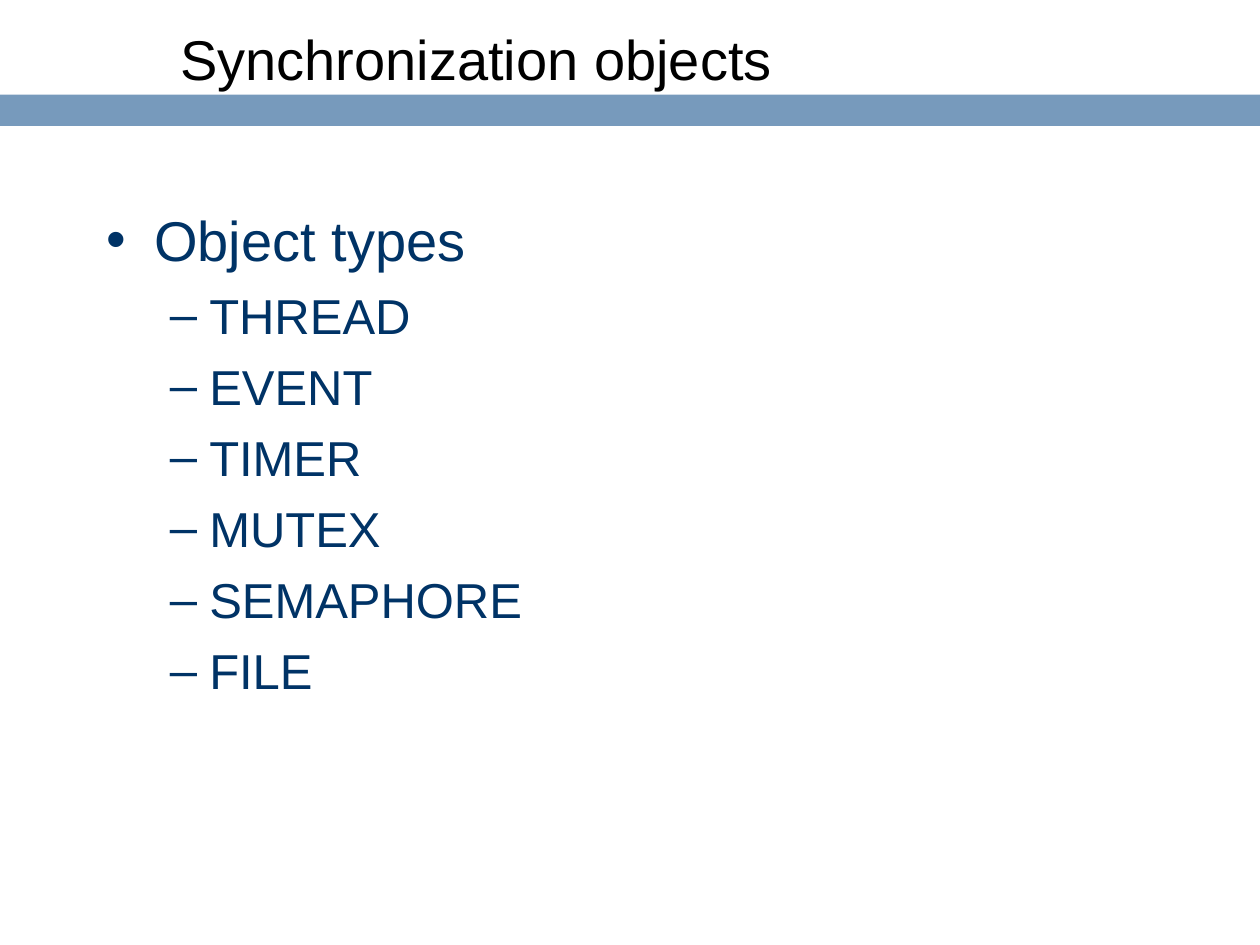
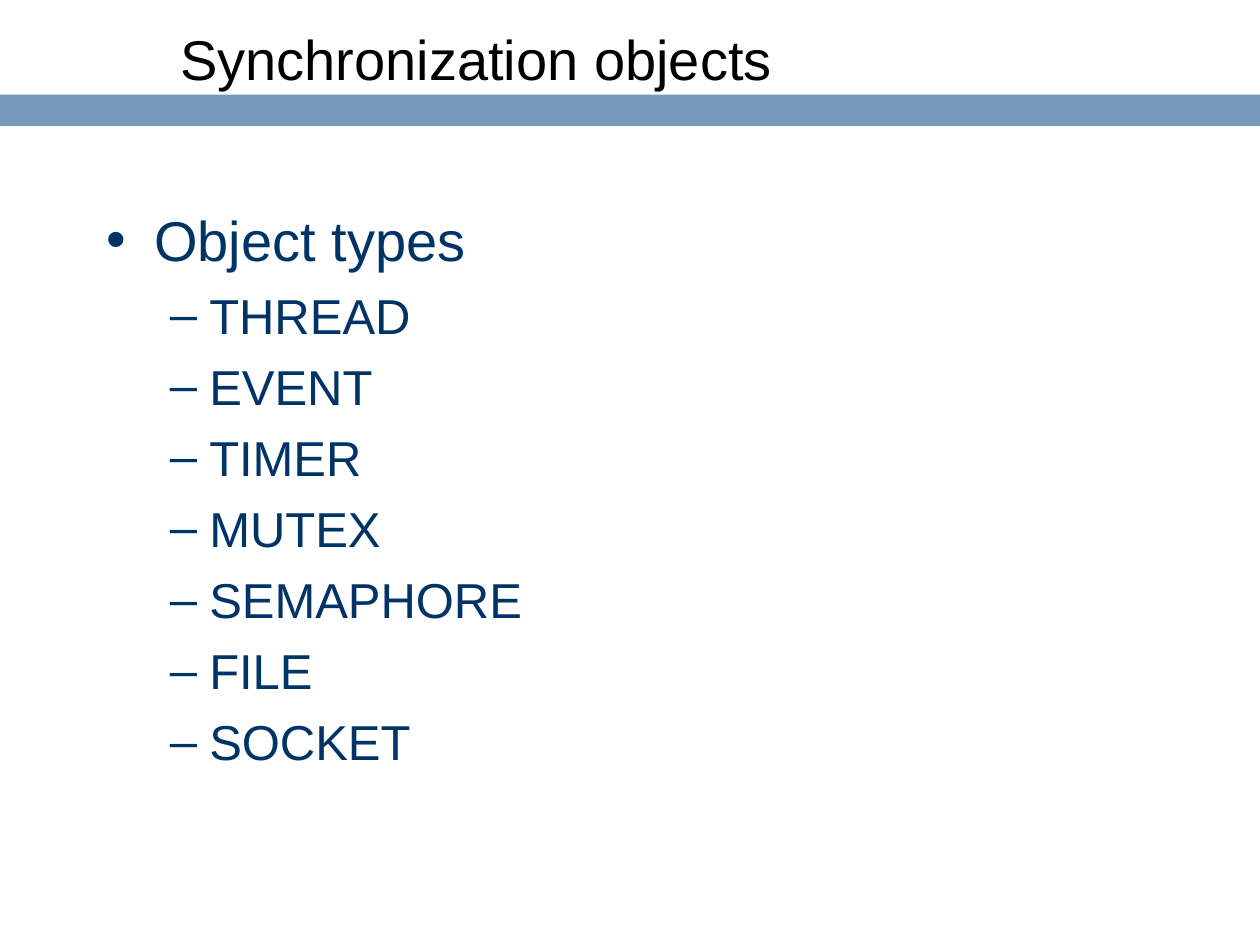
Before and after one commit to ringgaard/sanos, a slide deck: slide 53 of doc/sanostech.ppt (slide 52 before the commit). Drawn at 1260x945 pixels with LibreOffice and Linux fonts; fonts in the diff are those of the drawing; background and template pictures are left out. Boxes give left, top, right and bottom in pixels: in the first picture for what was removed or moved away, otherwise in the second. Text is boxed around its words. In the diff, an @@ line names an element or a change of style, - is before the commit and + after.

```diff
--- a/doc/sanostech.ppt
+++ b/doc/sanostech.ppt
@@ text at <box>209,725,410,761</box>: paragraph added @@
+  – SOCKET
```
Also in this commit, not shown: 13 other slides changed, 1 slide added.
